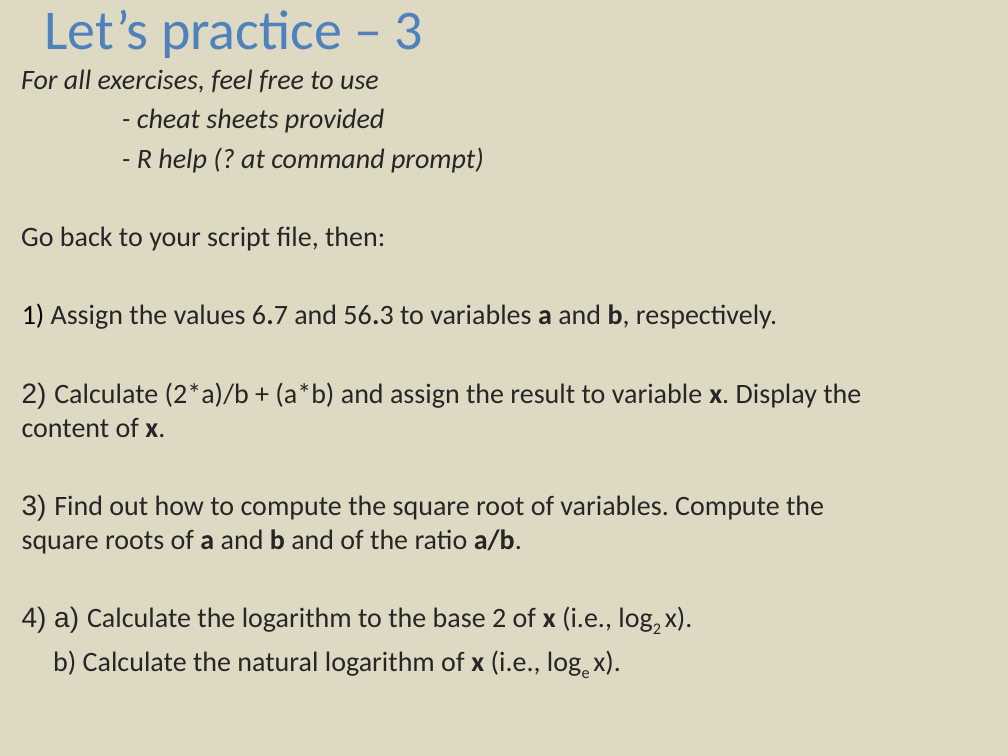
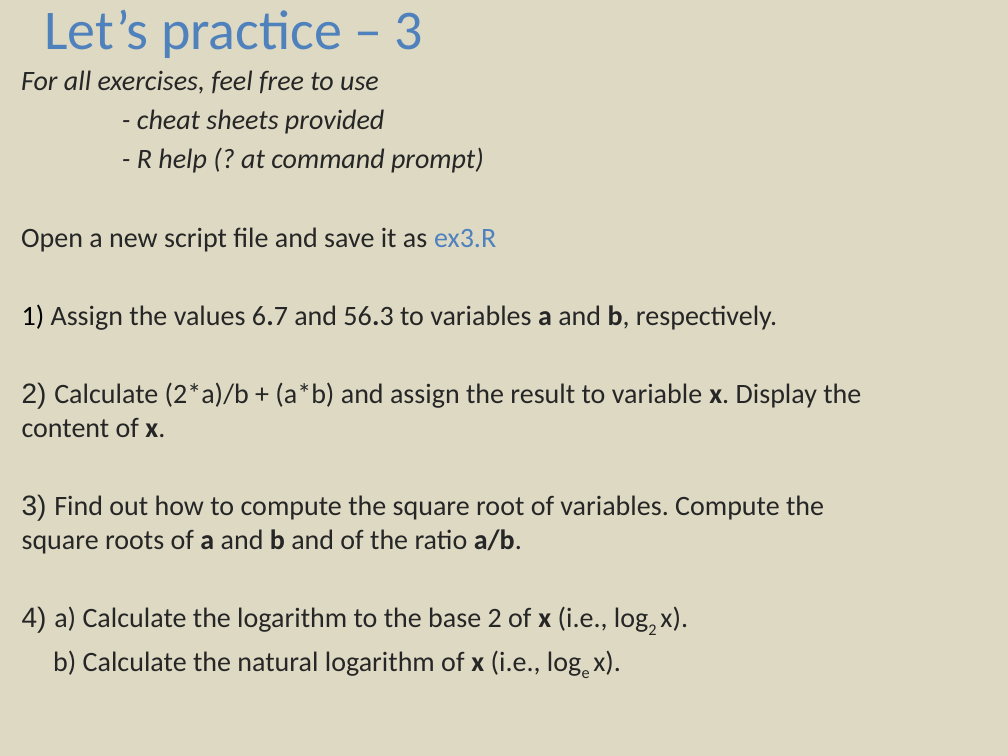
Before and after one commit to sib-swiss/first-steps-with-R-training, a slide deck: slide 4 of assets/pptx/First-steps-with-R_practicals_day1.pptx (slide 3 before the commit). Drawn at 1008x756 pixels with LibreOffice and Linux fonts; fonts in the diff are those of the drawing. Boxes give left, top, right and bottom in pixels: in the first picture for what was removed or moved away, otherwise in the second. Text is boxed around its words. In the diff, an @@ line names an element or a change of style, - is before the commit and + after.

```diff
--- a/assets/pptx/First-steps-with-R_practicals_day1.pptx
+++ b/assets/pptx/First-steps-with-R_practicals_day1.pptx
@@ text at bbox=[21, 227, 496, 252]: text changed @@
-Go back to your script file, then:
+Open a new script file and save it as ex3.R
@@ text at bbox=[22, 606, 688, 633]: font Arial to Calibri in "a)" @@
```
Also in this commit, not shown: 5 other slides changed, 2 slides added, 1 slide removed, 17 other files.
